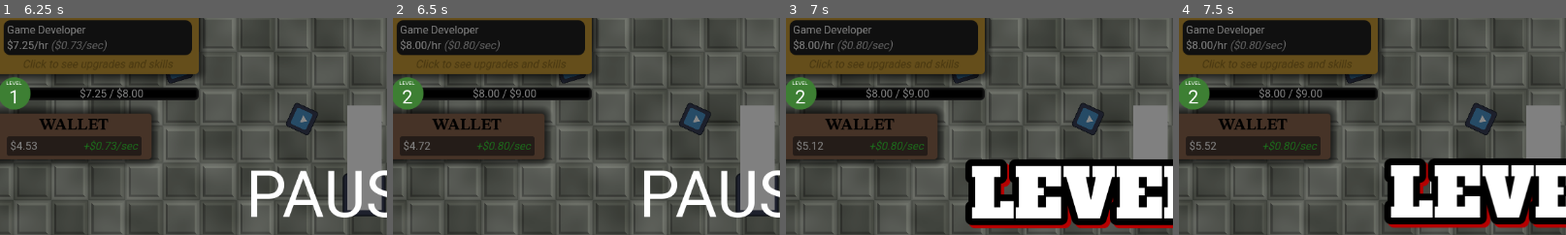
Above: before the commit, frames 1-4 (left to right).
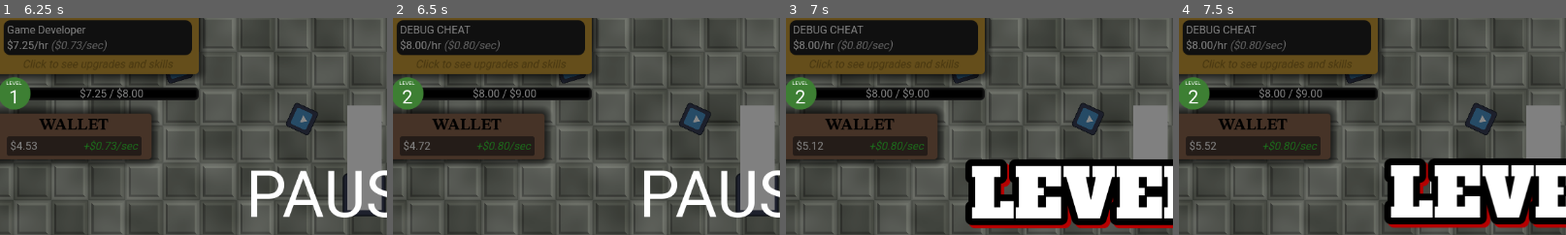
Above: after the commit, the same moments.

Repository: artmouse155/Escape-Minimum-Wage
Game: Godot game, scene res://main.tscn
The game is run twice, just before and just after one commit, with the same random seed, the same clock (stepped at 60 frames per second) and the same inputs. The engine's default icon, where the game draws it, is replaced by a stand-in: a white triangle on a blue panel in a dark square.
Inputs (mouse positions are % of the whole screen's width and height, from its top left):
- Up to frame 1 (6.25 s): click (16, 13) at 0.5 s; click (90, 6) at 1.25 s; click (97, 6) at 2 s; tap Enter every 0.75 s from 2.75 to 5.75 s; move the mouse to (72, 45) at 2.77 s; hold Right (right) 2.78-3.53 s; move the mouse to (30, 55) at 3.52 s; hold S (down) 3.53-4.28 s; move the mouse to (60, 28) at 4.27 s; hold Right (right) 4.28-5.03 s; move the mouse to (45, 70) at 5.02 s; hold W (up) 5.03-5.78 s; move the mouse to (80, 65) at 5.77 s; hold A (left) from 5.78 s (still down)
- Up to frame 2 (6.5 s): keep holding A (left); tap Space (debug_cheat) at 6.4 s
- Up to frame 3 (7 s): keep holding A (left); tap Enter at 6.5 s; move the mouse to (20, 35) at 6.52 s
- Up to frame 4 (7.5 s): tap R (reset) at 7.15 s; move the mouse to (55, 50) at 7.27 s; release A (left) at 7.28 s; hold S (down) from 7.28 s (still down)
The pictures show only the part of the screen within x 3-53%, y 9-59%; the shares and areas given below are measured in that part.

Frame 1 is identical in both runs. In frame 2, 0.4% of the frame differs, in the area x 2-23%, y 3-9%; in frame 3, 0.4%; in frame 4, 0.4%.

Commit message:
PERFORMANCE REVIEW XP Bar
- Added Bosses
- Messing with XP Bar

Diff:
--- a/escape-minimum-wage/Game/World/Enemy/enemy.gd
+++ b/escape-minimum-wage/Game/World/Enemy/enemy.gd
@@ -5,6 +5,8 @@
 @export var HealthBar: ProgressBar
 @export var RaiseLabel: Label
 @export var NameLabel: Label
+
+@export var TopAnchor: Node2D
 
 const ACCEL := 2000.0 # Pixels per second squared
 const PLAYER_BOUNCE_BACK := 10000
@@ -26,7 +28,7 @@
 	get:
 		return raise_amt
 	set(value):
-		RaiseLabel.text = "$%0.2f" % snappedf(value, 0.01)
+		RaiseLabel.text = ("$%0.2f" % value) if value > 0 else ""
 		raise_amt = value
 
 var title := "Enemy"
@@ -46,7 +48,8 @@
 	NameLabel.text = data.get_name_label()
 	global_position = _position
 	PlayerNode = _player
-
+	if data is BossResource:
+		add_to_group("Boss")
 
 # Called every frame. 'delta' is the elapsed time since the previous frame.
 func _integrate_forces(state: PhysicsDirectBodyState2D) -> void:
@@ -68,8 +71,9 @@
 	assert(HealthBar, "No Healthbar Found.")
 	HealthBar.value = progress
 
-func die():
-	dead.emit(raise_amt, title)
+func die(rewards: bool = true):
+	if rewards:
+		dead.emit(raise_amt, title)
 	queue_free()
 
 
--- a/escape-minimum-wage/Game/World/Enemy/enemy.tscn
+++ b/escape-minimum-wage/Game/World/Enemy/enemy.tscn
@@ -19,8 +19,8 @@
 max_contacts_reported = 10
 linear_damp = 10.0
 script = ExtResource("1_pahu6")
-HealthBar = NodePath("HealthBarAnchor/HealthBar")
-RaiseLabel = NodePath("HealthBarAnchor/RaiseLabelAnchor/RaiseLabel")
+HealthBar = NodePath("TopAnchor/HealthBar")
+RaiseLabel = NodePath("TopAnchor/RaiseLabelAnchor/RaiseLabel")
 NameLabel = NodePath("NameLabelAnchor/NameLabel")
 metadata/_custom_type_script = "uid://dbywu1202nv8d"
 
@@ -43,10 +43,10 @@
 position = Vector2(0, 0.5)
 shape = SubResource("RectangleShape2D_jce6x")
 
-[node name="HealthBarAnchor" type="Node2D" parent="."]
+[node name="TopAnchor" type="Node2D" parent="."]
 position = Vector2(0, -300)
 
-[node name="HealthBar" type="ProgressBar" parent="HealthBarAnchor"]
+[node name="HealthBar" type="ProgressBar" parent="TopAnchor"]
 anchors_preset = 8
 anchor_left = 0.5
 anchor_top = 0.5
@@ -64,10 +64,10 @@
 value = 1.0
 show_percentage = false
 
-[node name="RaiseLabelAnchor" type="Node2D" parent="HealthBarAnchor"]
+[node name="RaiseLabelAnchor" type="Node2D" parent="TopAnchor"]
 position = Vector2(0, -40)
 
-[node name="RaiseLabel" type="Label" parent="HealthBarAnchor/RaiseLabelAnchor"]
+[node name="RaiseLabel" type="Label" parent="TopAnchor/RaiseLabelAnchor"]
 z_index = 1
 anchors_preset = 8
 anchor_left = 0.5
--- a/escape-minimum-wage/Game/World/Enemy/enemy_spawner.gd
+++ b/escape-minimum-wage/Game/World/Enemy/enemy_spawner.gd
@@ -4,7 +4,6 @@
 @export var Follow: PathFollow2D
 
 @export var EnemyScene: PackedScene
-@export var BossScene: PackedScene
 @export var PlayerNode: Player
 
 var max_enemies := 10
@@ -17,7 +16,9 @@
 var time_counter := 0.0
 
 signal enemy_dead(_raise_amt: float, _title: String)
-signal boss_dead()
+signal boss_dead
+
+var disabled = false
 
 func spawn_enemies(num: int) -> void:
 	assert(SpawnPath and Follow, "No SpawnPath and/or Follow")
@@ -41,7 +42,7 @@
 # Called every frame. 'delta' is the elapsed time since the previous frame.
 func _process(delta: float) -> void:
 	time_counter += delta
-	if time_counter > spawn_rate:
+	if (time_counter > spawn_rate) and not disabled:
 		time_counter = time_counter - spawn_rate
 		spawn_enemies(1)
 
@@ -52,14 +53,26 @@
 func kill_all_enemies():
 	var enemies : Array[Node] = get_tree().get_nodes_in_group("Enemy")
 	for enemy in enemies:
-		if enemy is Enemy:
-			enemy.die()
+		if enemy is Enemy and not enemy.is_in_group("Boss"):
+			enemy.die(false)
 
 func on_playerdata_updated(playerdata : PlayerResource):
 	level = playerdata.level
+	disabled = playerdata.is_fighting_boss
 
 func on_dead(_raise_amt: float, _title: String):
 	enemy_dead.emit(_raise_amt, _title)
 
+func on_boss_dead(_raise_amt: float, _title: String):
+	print("Boss died.")
+	boss_dead.emit()
+
 func summon_boss():
+	print("Summoning Boss")
 	kill_all_enemies()
+	var bossdata = BossResource.new(BossResource.BossType.MEANIE, 500, "Meanie")
+	var boss : Enemy = EnemyScene.instantiate()
+	Follow.progress_ratio = randf()
+	boss.init(bossdata, Follow.global_position, PlayerNode)
+	boss.dead.connect(on_boss_dead)
+	add_child(boss)
--- a/escape-minimum-wage/Game/game.gd
+++ b/escape-minimum-wage/Game/game.gd
@@ -2,7 +2,13 @@
 
 @export var WorldNode: World
 @export var background_tiles: ShaderMaterial
-
+@export var xpbar_circle: ShaderMaterial
+@export_group("Colors")
+@export var xp_green: Color
+@export var xp_red: Color
+@export var label_white: Color
+@export var label_yellow: Color
+@export_group("")
 @export var Pause: Button
 @export var Settings: Button
 @export var PauseScreen: ColorRect
@@ -18,6 +24,7 @@
 @export var RateLabel: RichTextLabel
 @export var LevelLabel: Label
 @export var XPBarLabel: Label
+@export_group("")
 
 @export var TitleNode: Title
 
@@ -35,6 +42,7 @@
 var current_wage_threshold : float = current_level_data[PlayerResource.LevelDataTypes.WAGE]
 var next_wage_threshold : float = next_level_data[PlayerResource.LevelDataTypes.WAGE]
 var raise_needed : float = current_level_data[PlayerResource.LevelDataTypes.RAISE_NEEDED]
+
 var is_boss_level : bool = false
 
 func _ready() -> void:
@@ -51,8 +59,7 @@
 	if Input.is_action_just_pressed("pause"):
 		toggle_pause()
 	if Input.is_action_just_pressed("debug_cheat"):
-		playerdata.salary += raise_needed
-		update_playerdata(playerdata)
+		on_enemy_dead(raise_needed, "DEBUG CHEAT")
 
 func toggle_pause() -> void:
 	get_tree().paused = not get_tree().paused
@@ -85,7 +92,9 @@
 			XPBar.value = 1.0
 			playerdata_updated.emit(playerdata)
 		elif is_boss_level:
-			summon_boss()
+			if not playerdata.is_fighting_boss:
+				summon_boss()
+			playerdata_updated.emit(playerdata)
 		else:
 			next_level()
 	else:
@@ -111,13 +120,22 @@
 
 func summon_boss():
 	TitleNode.show_title("PERFORMANCE\nREVIEW")
+	playerdata.is_fighting_boss = true
+	playerdata.salary = next_wage_threshold
+	XPBarLabel.label_settings.font_color = label_yellow
+	xpbar_circle.set_shader_parameter("color", xp_red)
+	XPBarLabel.text = "PERFORMANCE REVIEW"
 	WorldNode.EnemySpawnerNode.summon_boss()
-	next_level()
+
 
 func on_boss_dead():
+	playerdata.is_fighting_boss = false
+	XPBarLabel.label_settings.font_color = label_white
+	xpbar_circle.set_shader_parameter("color", xp_green)
 	next_level()
 
 func on_enemy_dead(_raise_amt: float, _title: String):
-	playerdata.salary += _raise_amt
-	playerdata.title = _title
-	update_playerdata(playerdata)
+	if not playerdata.is_fighting_boss:
+		playerdata.salary += _raise_amt
+		playerdata.title = _title
+		update_playerdata(playerdata)
--- a/escape-minimum-wage/Game/game.tscn
+++ b/escape-minimum-wage/Game/game.tscn
@@ -22,6 +22,10 @@
 shader_parameter/offset = Vector2(0, 0)
 shader_parameter/zoom = Vector2(1, 1)
 
+[sub_resource type="ShaderMaterial" id="ShaderMaterial_72g0p"]
+shader = ExtResource("7_glinl")
+shader_parameter/color = Color(0.239216, 0.498039, 0.2, 1)
+
 [sub_resource type="StyleBoxFlat" id="StyleBoxFlat_oomkl"]
 bg_color = Color(0.739745, 0.571865, 0.197737, 1)
 corner_radius_top_left = 5
@@ -42,15 +46,13 @@
 corner_radius_bottom_right = 10
 corner_radius_bottom_left = 10
 
-[sub_resource type="ShaderMaterial" id="ShaderMaterial_72g0p"]
-shader = ExtResource("7_glinl")
-shader_parameter/color = Color(0.239216, 0.498039, 0.2, 1)
-
 [sub_resource type="LabelSettings" id="LabelSettings_kul4i"]
 font_size = 8
 
 [sub_resource type="LabelSettings" id="LabelSettings_7gi1t"]
 font_size = 28
+
+[sub_resource type="LabelSettings" id="LabelSettings_glinl"]
 
 [sub_resource type="StyleBoxFlat" id="StyleBoxFlat_buohc"]
 bg_color = Color(0.517647, 0.376471, 0.290196, 1)
@@ -78,6 +80,11 @@
 script = ExtResource("1_jcm6v")
 WorldNode = NodePath("GameContainer/SubViewport/World")
 background_tiles = SubResource("ShaderMaterial_7raqb")
+xpbar_circle = SubResource("ShaderMaterial_72g0p")
+xp_green = Color(0.239216, 0.498039, 0.2, 1)
+xp_red = Color(0.71, 0.1633, 0.1633, 1)
+label_white = Color(1, 1, 1, 1)
+label_yellow = Color(0.76, 0.658667, 0, 1)
 Pause = NodePath("PauseAndSettings/Pause")
 Settings = NodePath("PauseAndSettings/Settings")
 PauseScreen = NodePath("PauseScreen")
@@ -260,6 +267,7 @@
 [node name="Label" type="Label" parent="MarginContainer/InGameUI/Container/HBoxContainer/MarginContainer"]
 layout_mode = 2
 text = "$7.25 / $20.00"
+label_settings = SubResource("LabelSettings_glinl")
 horizontal_alignment = 1
 vertical_alignment = 1
 
@@ -389,7 +397,7 @@
 rotates = false
 
 [node name="RichTextLabel" type="RichTextLabel" parent="Path2D/PathFollow2D"]
-custom_minimum_size = Vector2(750, 500)
+custom_minimum_size = Vector2(1000, 500)
 anchors_preset = 15
 anchor_right = 1.0
 anchor_bottom = 1.0
--- a/escape-minimum-wage/Resources/Enemy/boss_resource.gd
+++ b/escape-minimum-wage/Resources/Enemy/boss_resource.gd
@@ -1 +1,6 @@
 class_name BossResource extends EnemyResource
+
+enum BossType {MEANIE}
+
+func _init(_type: BossType, _health: float, _title: String) -> void:
+	super._init(0, Type.BOSS, 0.0, _health, _title)
--- a/escape-minimum-wage/Resources/Enemy/enemy_resource.gd
+++ b/escape-minimum-wage/Resources/Enemy/enemy_resource.gd
@@ -1,6 +1,6 @@
 class_name EnemyResource extends Resource
 
-enum Type {COMMON, UNCOMMON, LEGENDARY}
+enum Type {COMMON, UNCOMMON, LEGENDARY, BOSS}
 
 @export var level: int = 1
 @export var type: Type = Type.COMMON
--- a/escape-minimum-wage/Resources/Player/player_resource.gd
+++ b/escape-minimum-wage/Resources/Player/player_resource.gd
@@ -8,7 +8,9 @@
 @export var salary : float = levels[INITIAL_LEVEL - 1][LevelDataTypes.WAGE]
 @export var money : float = 0.00
 
-@export var work_history : Dictionary[String,int] = {}
+var is_fighting_boss = false
+
+var work_history : Dictionary[String,int] = {}
 
 @export var speed : int = 50000
 
--- a/escape-minimum-wage/project.godot
+++ b/escape-minimum-wage/project.godot
@@ -22,6 +22,7 @@
 [global_group]
 
 Enemy="An Enemy to fight."
+Boss="Boss Enemies."
 
 [gui]
 
Not shown: 1 places in escape-minimum-wage/Game/game.tscn that only renumber resources
